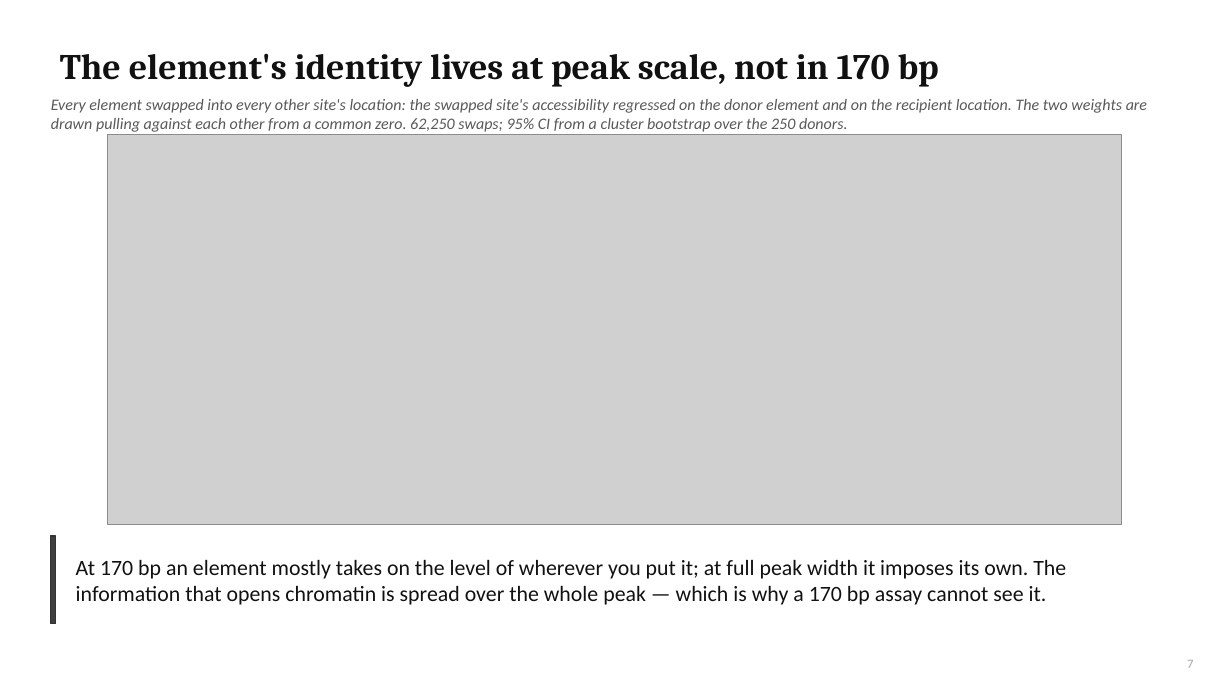
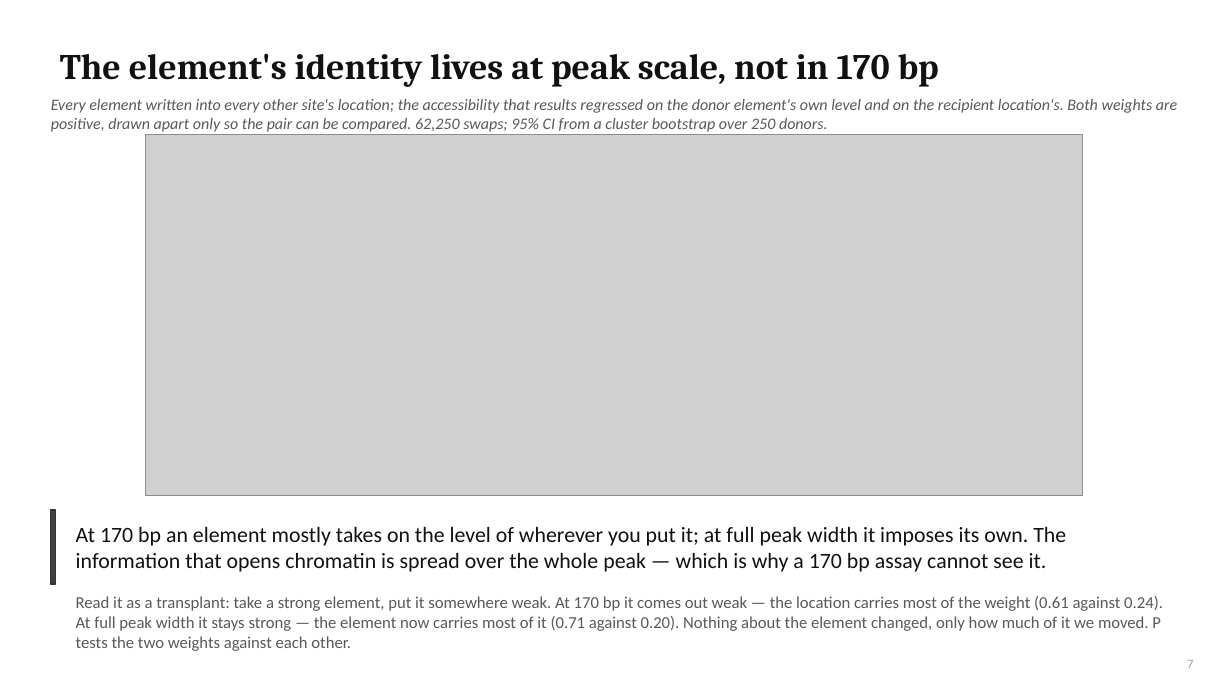
Before and after one commit to cytokine4242/Alpha_Genome_Ap1, a slide deck: slide 7 of Analysis/AP1_fibroblast_lab_meeting.pptx. Drawn at 1232x693 pixels with LibreOffice and Linux fonts; fonts in the diff are those of the drawing; grey boxes stand for pictures. Boxes give left, top, right and bottom in pixels: in the first picture for what was removed or moved away, otherwise in the second. Text is boxed around its words. In the diff, an @@ line names an element or a change of style, - is before the commit and + after.

```diff
--- a/Analysis/AP1_fibroblast_lab_meeting.pptx
+++ b/Analysis/AP1_fibroblast_lab_meeting.pptx
@@ text at <box>51,99,1177,132</box>: text changed @@
-Every element swapped into every other site's location: the swapped site's accessibility regressed on the donor element and on the recipient location. The two weights are drawn pulling against each other from a common zero. 62,250 swaps; 95% CI from a cluster bootstrap over the 250 donors.
+Every element written into every other site's location; the accessibility that results regressed on the donor element's own level and on the recipient location's. Both weights are positive, drawn apart only so the pair can be compared. 62,250 swaps; 95% CI from a cluster bootstrap over 250 donors.
@@ picture: place and size @@
-picture at <box>107,135,1121,525</box>
+picture at <box>146,135,1083,495</box>
@@ rectangle: place and size @@
-rectangle at <box>51,536,56,624</box>
+rectangle at <box>51,510,56,584</box>
@@ text "At 170 bp an element ...": place and size @@
-text "At 170 bp an element ..." at <box>76,560,1066,605</box>
+text "At 170 bp an element ..." at <box>76,527,1066,572</box>
@@ text added at <box>76,596,1163,651</box>, 13 pt, text #595959 @@
+Read it as a transplant: take a strong element, put it somewhere weak. At 170 bp it comes out weak — the location carries most of the weight (0.61 against 0.24). At full peak width it stays strong — the element now carries most of it (0.71 against 0.20). Nothing about the element changed, only how much of it we moved. P tests the two weights against each other.
```
Also in this commit, not shown: 1 other slide changed, 5 other files.
